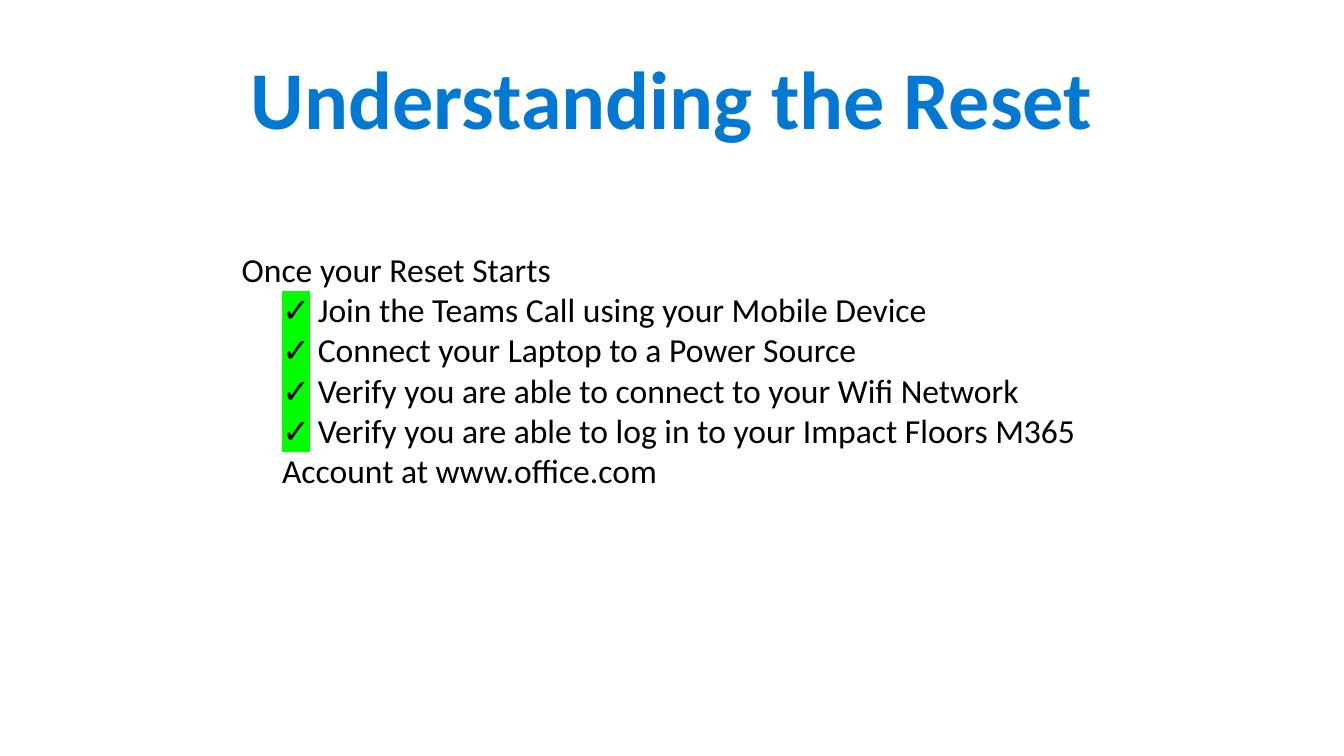
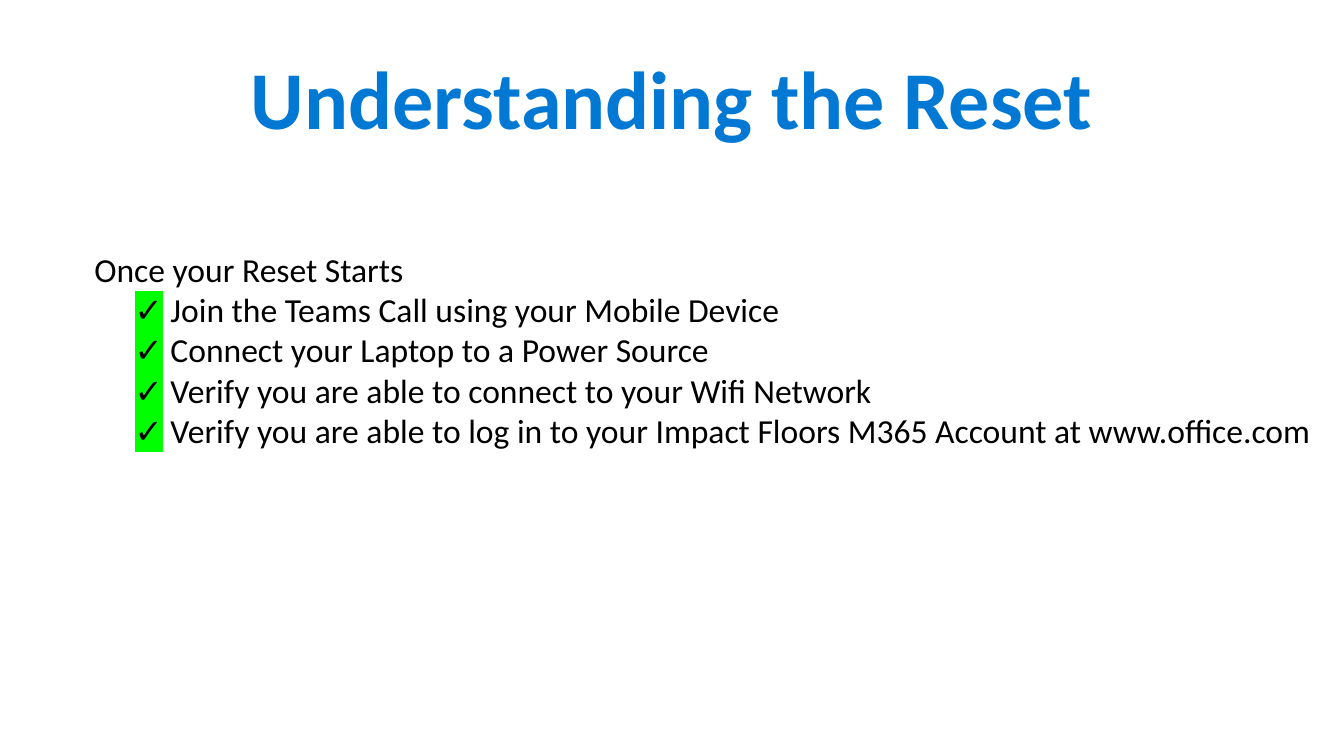
Before and after one commit to ipsghonline/tmp, a slide deck: slide 14 of presentation/Phase1-Backup-Guide.pptx. Drawn at 1344x756 pixels with LibreOffice and Linux fonts; fonts in the diff are those of the drawing. Boxes give left, top, right and bottom in pixels: in the first picture for what was removed or moved away, otherwise in the second. Text is boxed around its words. In the diff, an @@ line names an element or a change of style, - is before the commit and + after.

```diff
--- a/presentation/Phase1-Backup-Guide.pptx
+++ b/presentation/Phase1-Backup-Guide.pptx
@@ text "Once your Reset Starts" rewrapped from (242, 260, 1075, 484) to (94, 260, 1310, 449) @@
```
Also in this commit, not shown: 8 other slides changed.
